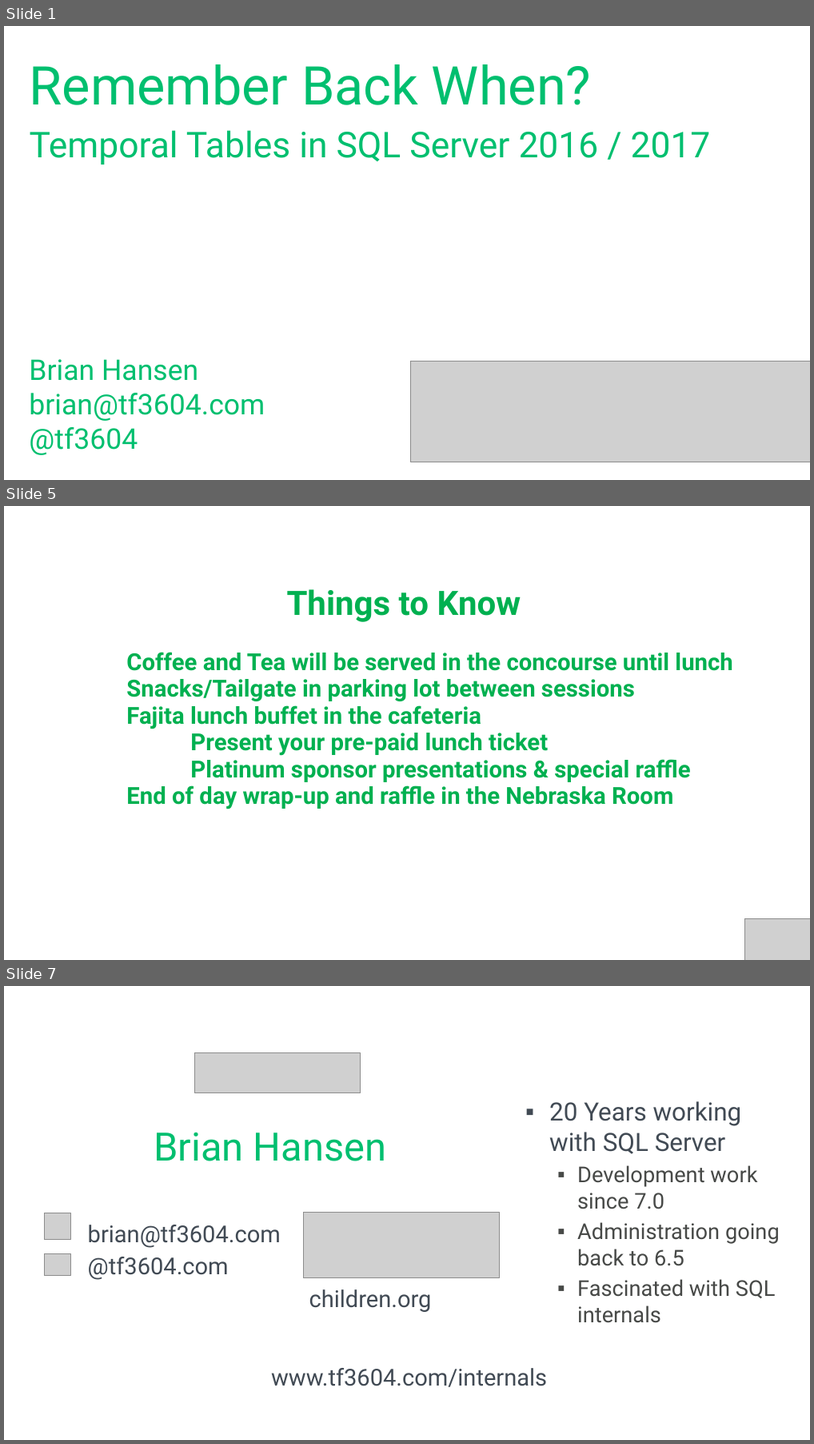
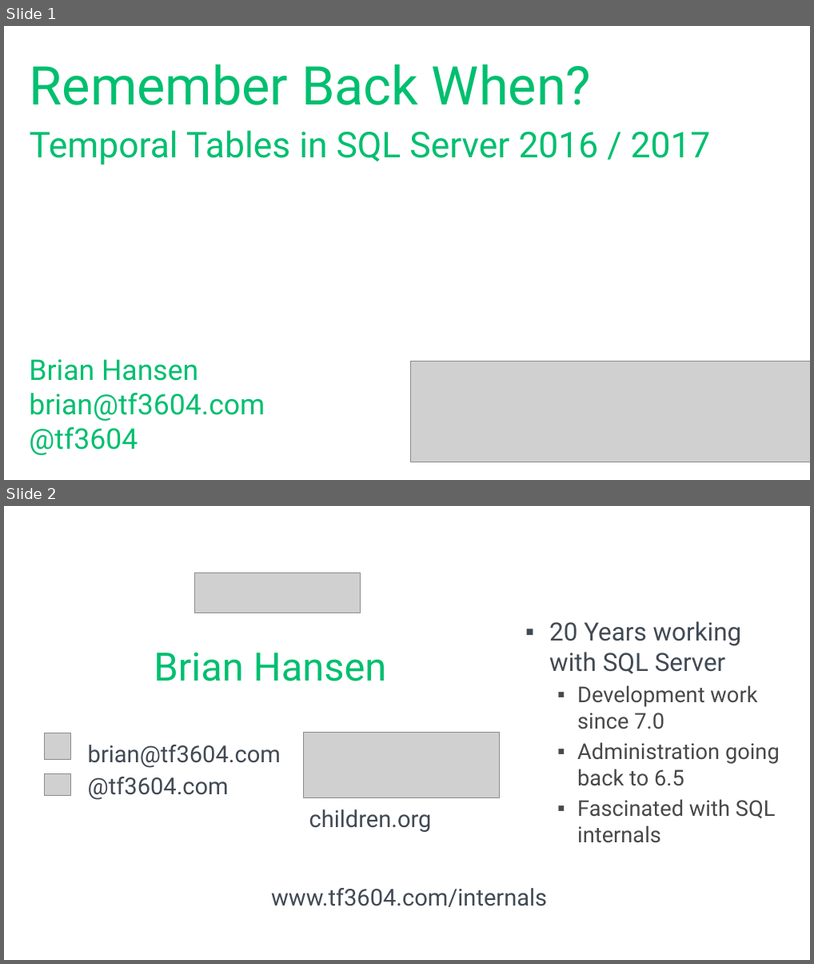
Before and after one commit to tf3604/RememberWhenTemporal, a slide deck: Temporal.pptx. Shown one above the other, each under a label of ours: slides 1, 5 and 7 before the commit, slides 1 and 2 after it; the slides between them are not shown. The pictures are 814x1444 and 814x964 pixels, drawn with LibreOffice and Linux fonts; fonts in the diff are those of the drawing; grey boxes stand for pictures; background and template pictures are left out. Boxes give left, top, right and bottom in pixels: in the first picture for what was removed or moved away, otherwise in the second. Text is boxed around its words. In the diff, an @@ line names an element or a change of style, - is before the commit and + after.

```diff
--- a/Temporal.pptx
+++ b/Temporal.pptx
@@ slide 5 removed at [4, 506, 810, 960], background #FFFFFF @@
@@ text removed at [287, 589, 522, 622] @@
-Things to Know
@@ text removed at [126, 652, 733, 809] @@
-Coffee and Tea will be served in the concourse until lunch
-Snacks/Tailgate in parking lot between sessions
-Fajita lunch buffet in the cafeteria
-Present your pre-paid lunch ticket
-Platinum sponsor presentations & special raffle
-End of day wrap-up and raffle in the Nebraska Room
@@ picture removed at [746, 918, 810, 960] @@
@@ what was slide 7 is now slide 2 @@
```
Also in this commit, not shown: 4 other slides removed.
